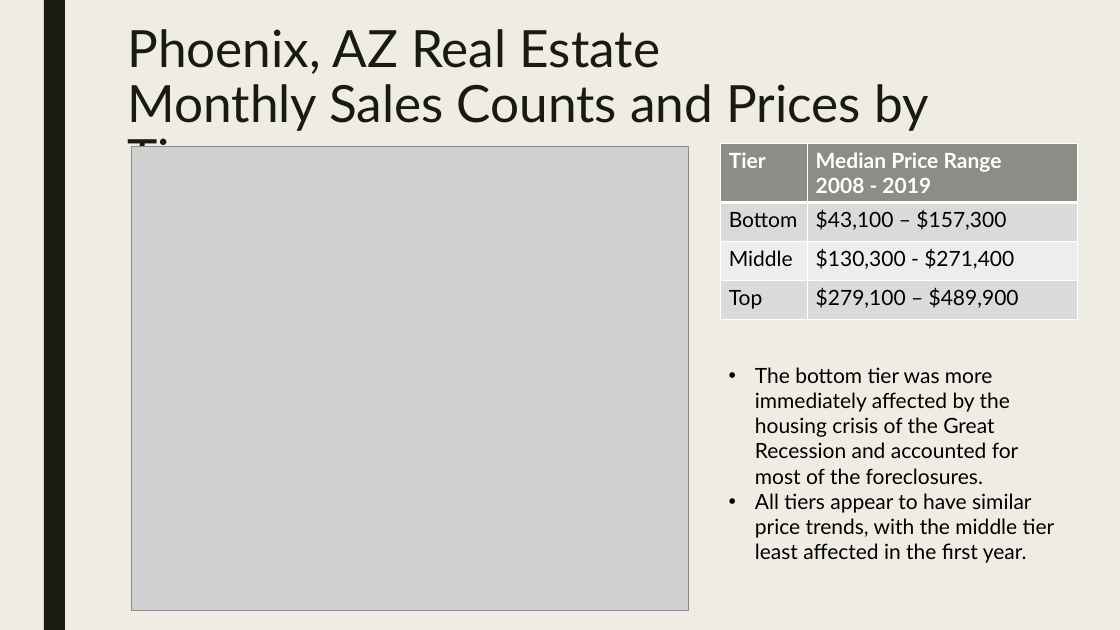
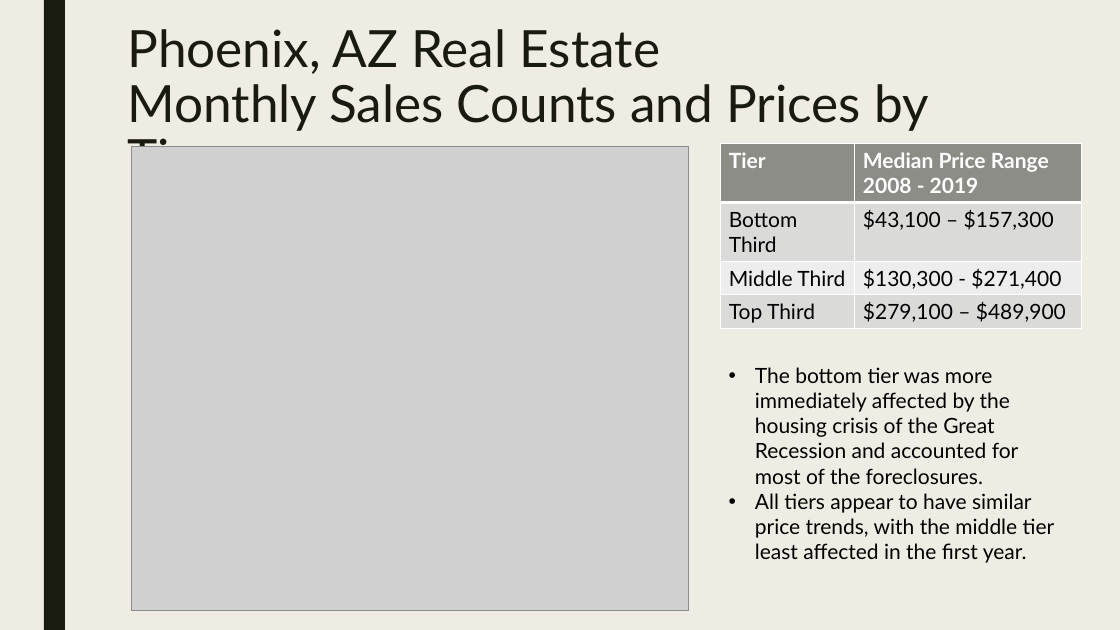
Before and after one commit to janinewhite/Proletariats, a slide deck: slide 10 of Presentation/Analysis of Phoenix AZ Real Estate Trends.pptx (slide 6 before the commit). Drawn at 1120x630 pixels with LibreOffice and Linux fonts; fonts in the diff are those of the drawing; grey boxes stand for pictures. Boxes give left, top, right and bottom in pixels: in the first picture for what was removed or moved away, otherwise in the second. Text is boxed around its words. In the diff, an @@ line names an element or a change of style, - is before the commit and + after.

```diff
--- a/Presentation/Analysis of Phoenix AZ Real Estate Trends.pptx
+++ b/Presentation/Analysis of Phoenix AZ Real Estate Trends.pptx
@@ table at <box>721,144,1082,327</box> @@
-row 2, column 1: Bottom
+row 2, column 1: Bottom Third
-row 3, column 1: Middle
+row 3, column 1: Middle Third
-row 4, column 1: Top
+row 4, column 1: Top Third
@@ table: place and size @@
-table at <box>721,144,1078,319</box>
+table at <box>721,144,1082,327</box>
```
Also in this commit, not shown: 3 other slides changed, 2 slides added, 1 other file.
